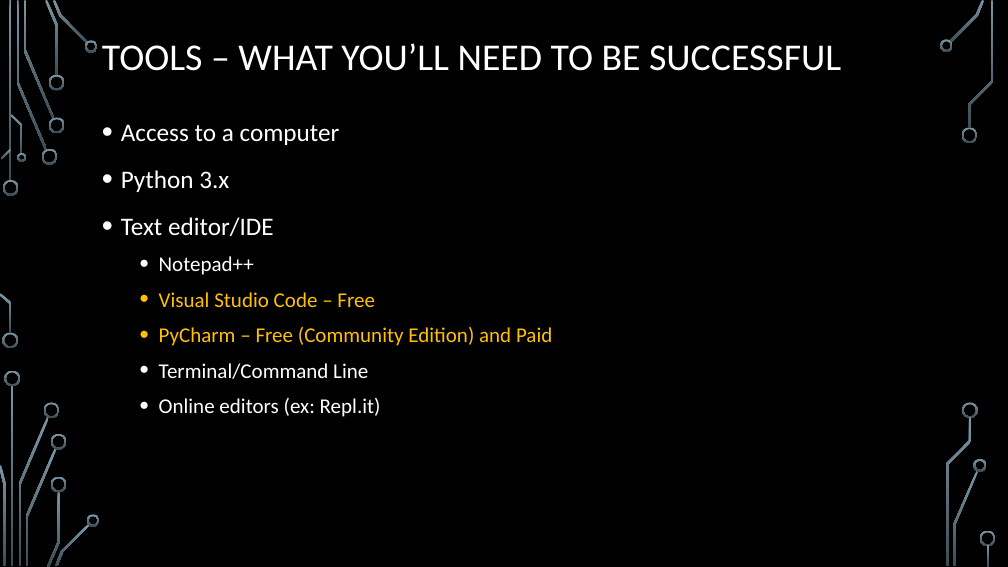
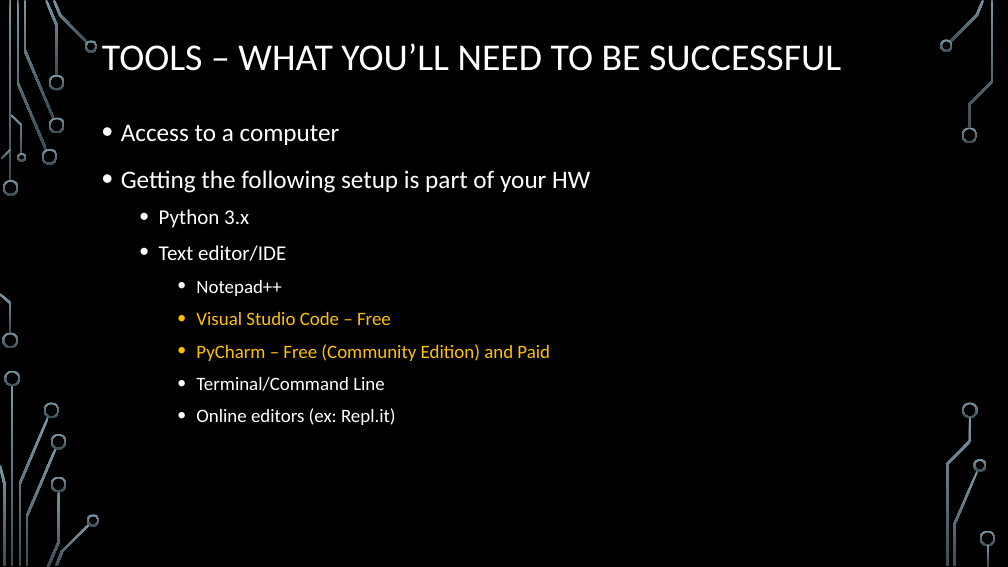
Before and after one commit to william-estes/youtube, a slide deck: slide 4 of lecture_1/Lecture_1.pptx (slide 3 before the commit). Drawn at 1008x567 pixels with LibreOffice and Linux fonts; fonts in the diff are those of the drawing; background and template pictures are left out. Boxes give left, top, right and bottom in pixels: in the first picture for what was removed or moved away, otherwise in the second. Text is boxed around its words. In the diff, an @@ line names an element or a change of style, - is before the commit and + after.

```diff
--- a/lecture_1/Lecture_1.pptx
+++ b/lecture_1/Lecture_1.pptx
@@ text at (121, 170, 590, 193): paragraph added @@
+• Getting the following setup is part of your HW
@@ text at (159, 209, 550, 425): size 24 to 20 pt in "Python 3.x", "Text editor/IDE"; size 20 to 18 pt in "Notepad++", "Visual Studio Code – Free", "PyCharm – Free (Community Edition) and Paid", "Terminal/Command Line" and 1 more places; list level 1 to 2 in "Python 3.x"; list level 1 to 2 in "Text editor/IDE"; list level 2 to 3 in "Notepad++"; list level 2 to 3 in "Visual Studio Code – Free"; list level 2 to 3 in "PyCharm – Free (Community Edition) ..."; list level 2 to 3 in "Terminal/Command Line"; list level 2 to 3 in "Online editors (ex: Repl.it)" @@
```
Also in this commit, not shown: 6 other slides changed, 3 slides added, 1 other file.
